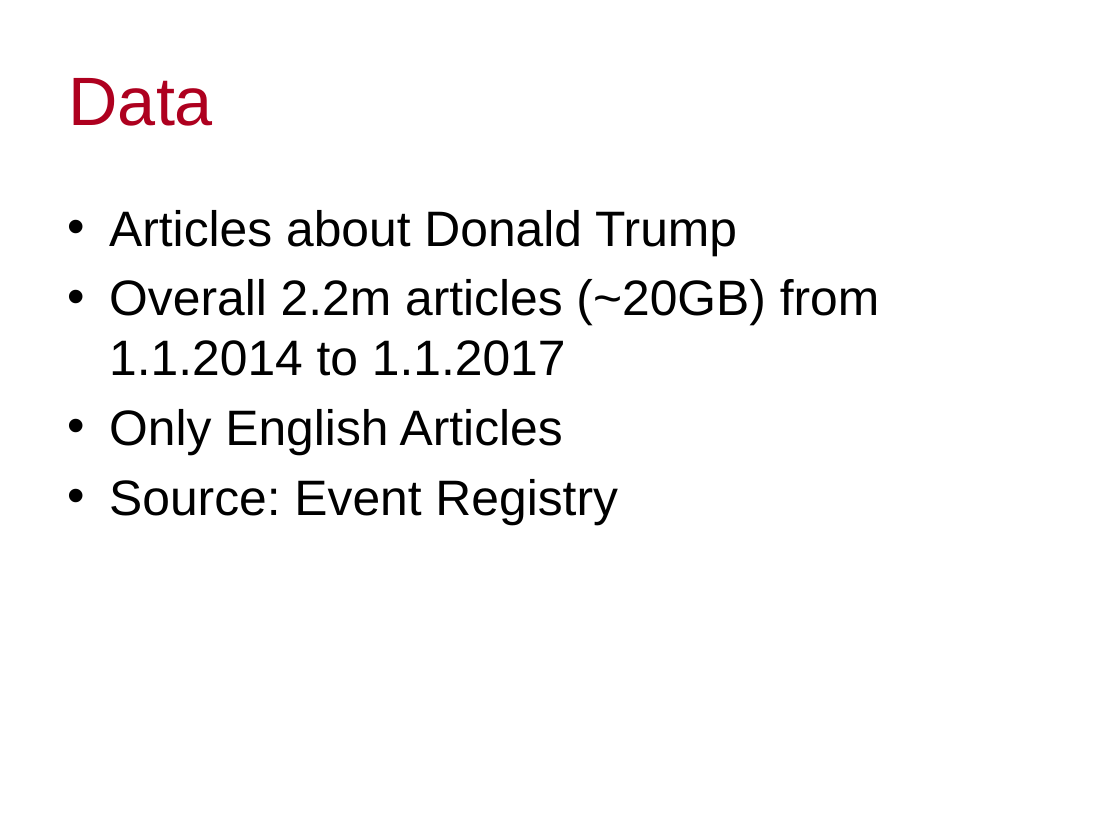
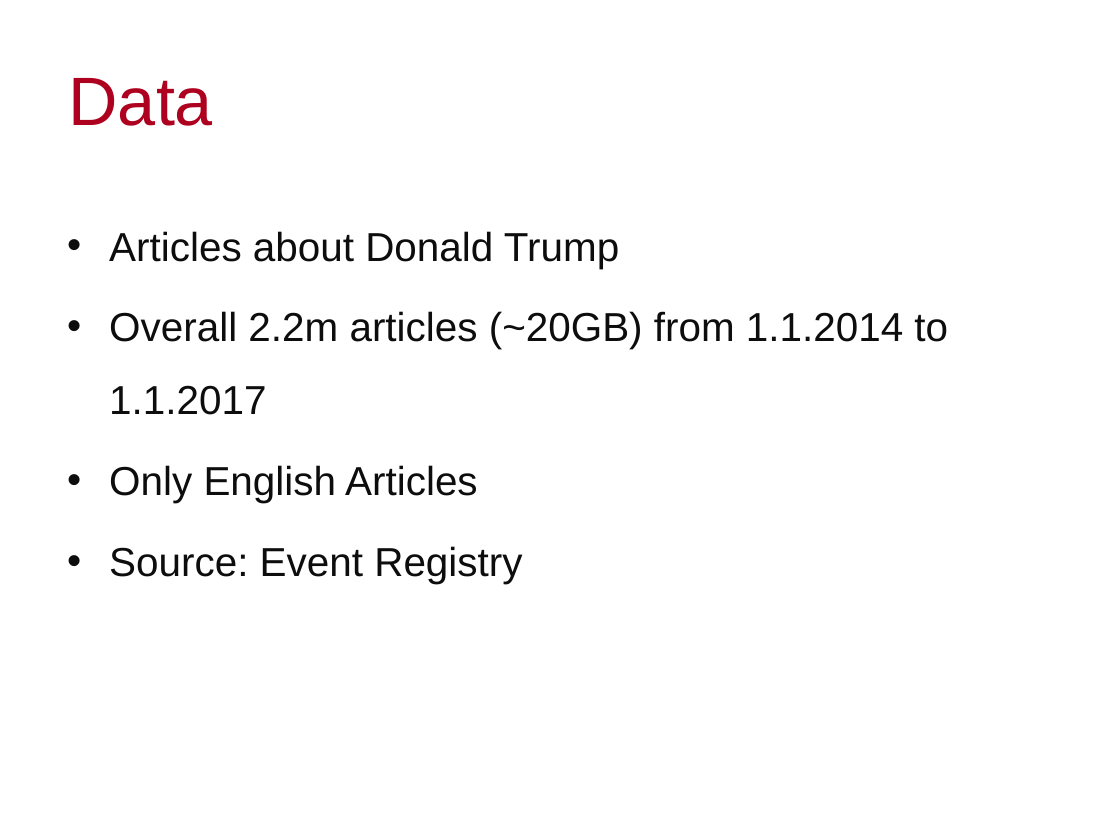
Before and after one commit to Zala/textMining, a slide deck: slide 2 of Presentation.pptx. Drawn at 1120x840 pixels with LibreOffice and Linux fonts; fonts in the diff are those of the drawing; background and template pictures are left out. Boxes give left, top, right and bottom in pixels: in the first picture for what was removed or moved away, otherwise in the second. Text is boxed around its words. In the diff, an @@ line names an element or a change of style, - is before the commit and + after.

```diff
--- a/Presentation.pptx
+++ b/Presentation.pptx
@@ text "Articles about Donald Trump" at [109, 231, 948, 584]: size 32 to 26 pt, text colour #000000 to #0D0D0D; line spacing 1 to 1.5; less space between paragraphs @@
```
Also in this commit, not shown: 5 other slides changed, 1 slide added.
